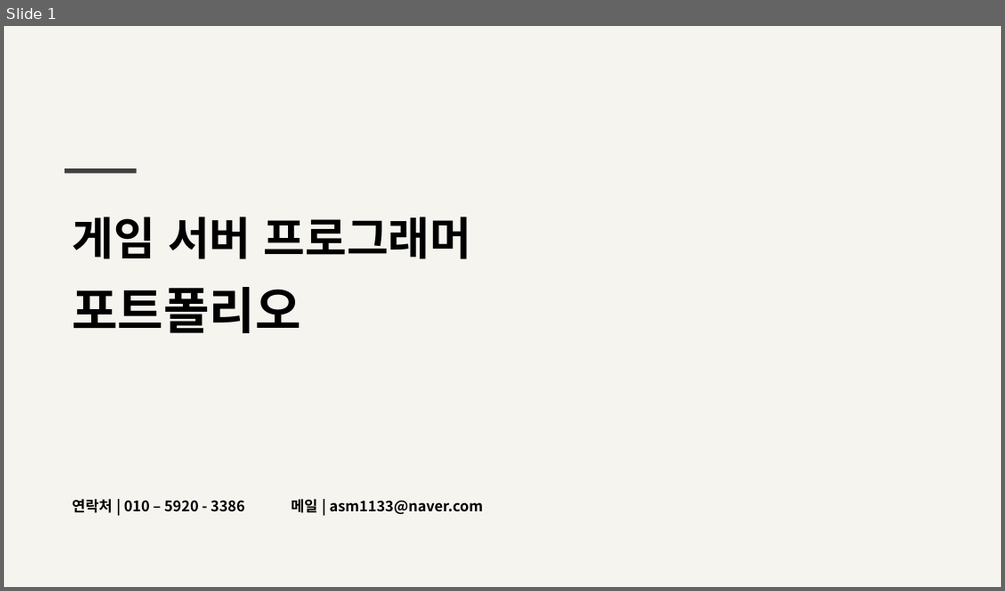
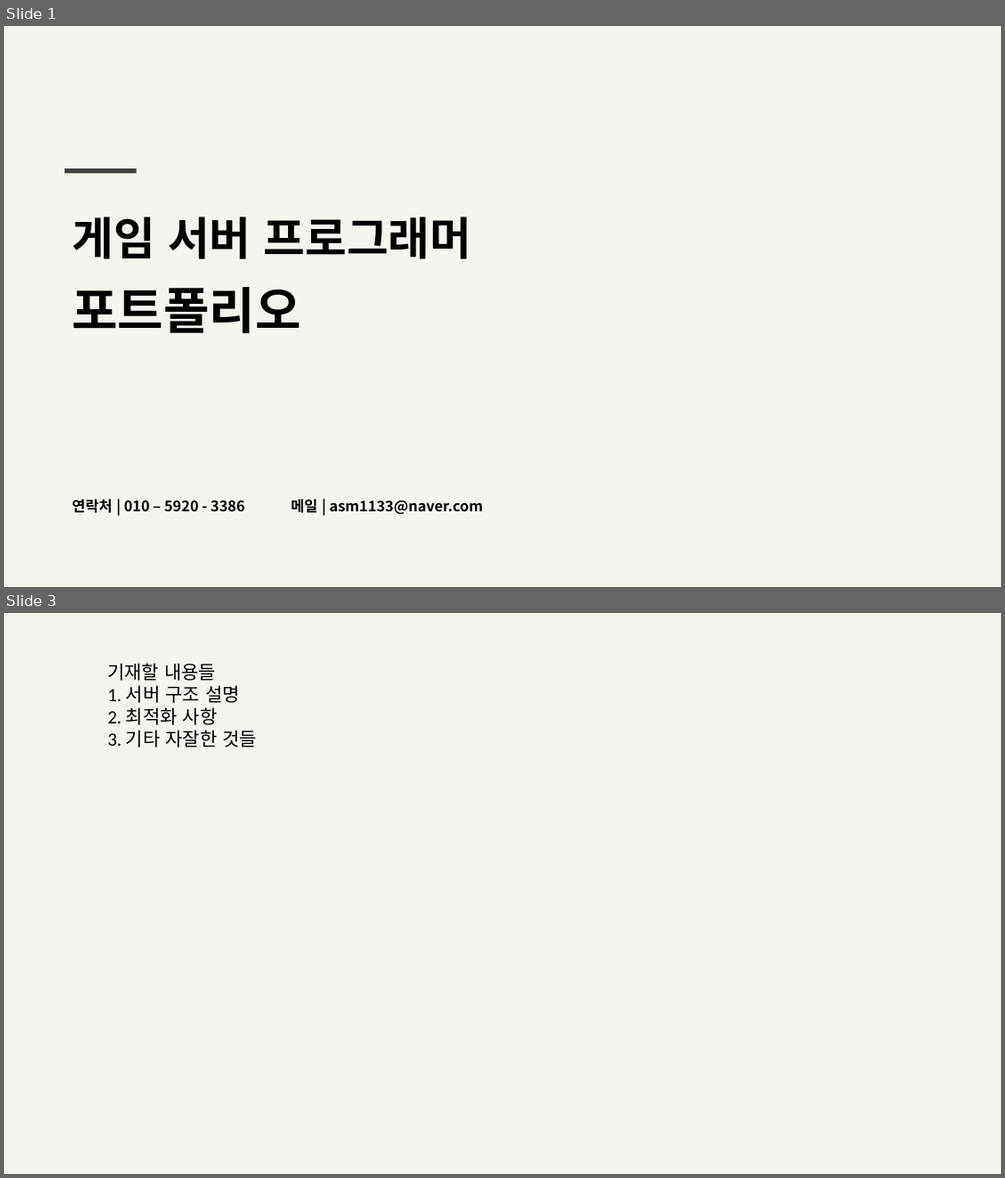
Before and after one commit to Woon-2/Project-W, a slide deck: 포트폴리오/게임서버_포트폴리오.pptx. Shown one above the other, each under a label of ours: slide 1 before the commit, slides 1 and 3 after it; the slides between them are not shown. The pictures are 1005x591 and 1005x1178 pixels, drawn with LibreOffice and Linux fonts; fonts in the diff are those of the drawing; background and template pictures are left out. Boxes give left, top, right and bottom in pixels: in the first picture for what was removed or moved away, otherwise in the second. Text is boxed around its words. In the diff, an @@ line names an element or a change of style, - is before the commit and + after.

```diff
--- a/포트폴리오/게임서버_포트폴리오.pptx
+++ b/포트폴리오/게임서버_포트폴리오.pptx
@@ slide 3 added at (4, 613, 1001, 1174), background #F6F4EF @@
@@ text added at (107, 663, 257, 747), 18 pt, text #000000 @@
+기재할 내용들
+1. 서버 구조 설명
+2. 최적화 사항
+3. 기타 자잘한 것들
```
Also in this commit, not shown: 1 slide changed, 3 other slides added, 10 slides removed.
